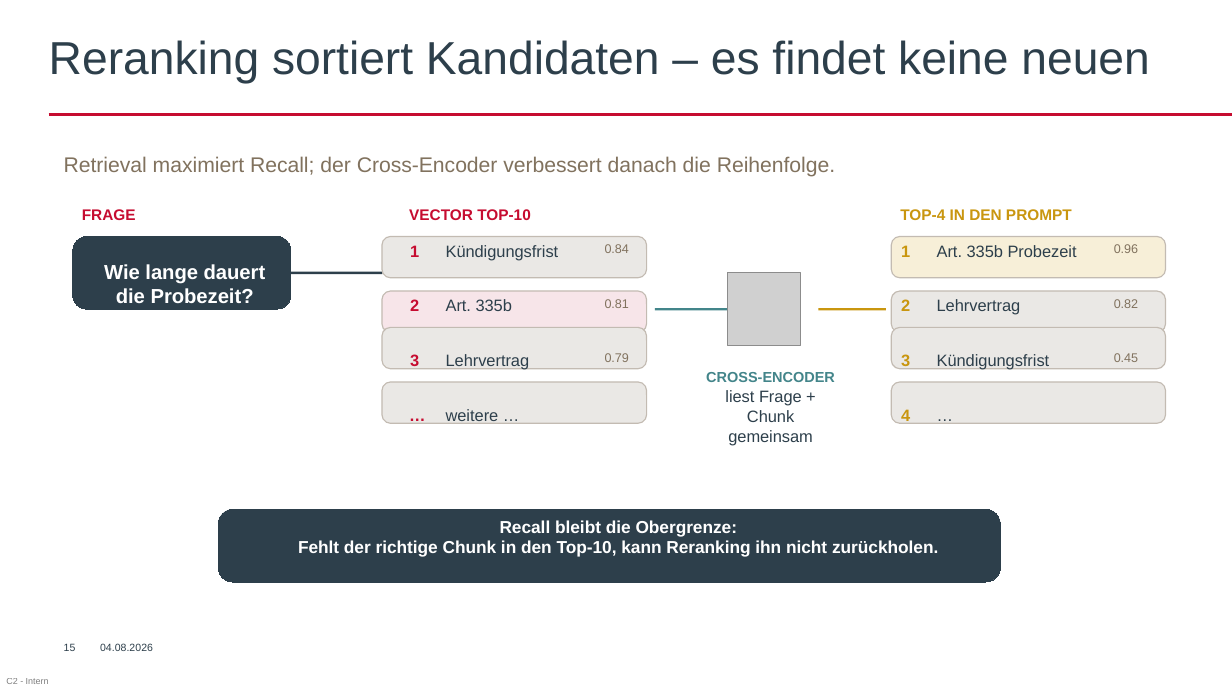
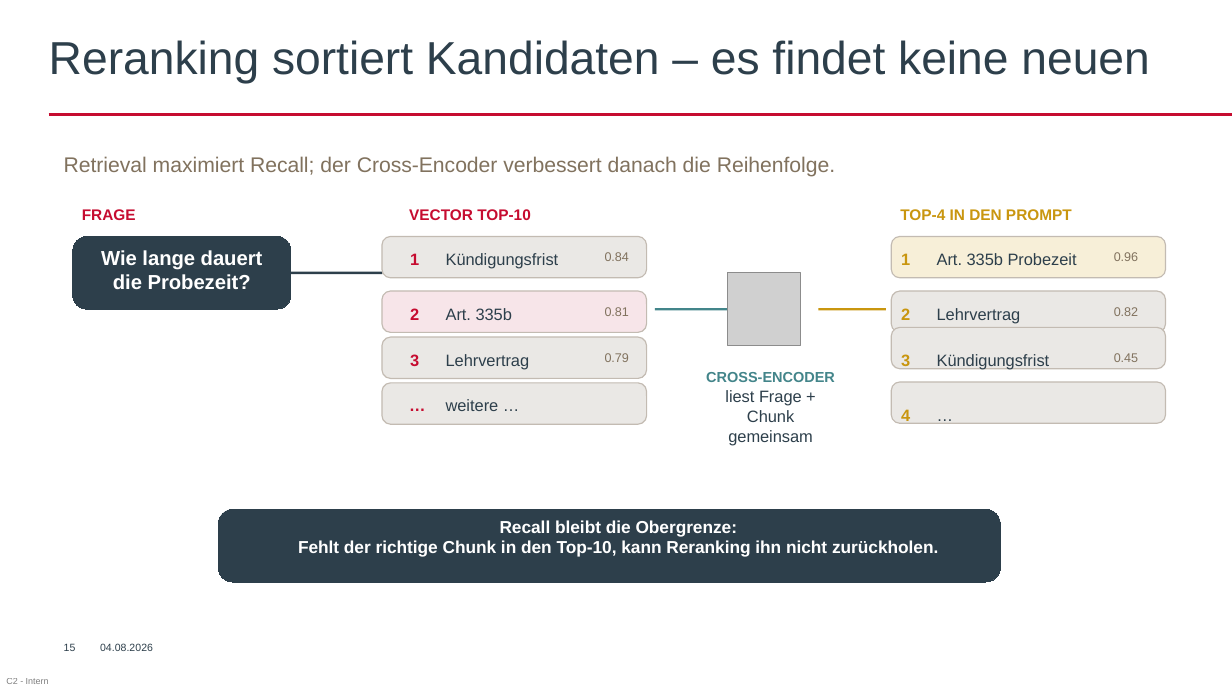
Before and after one commit to AkrosAG/RAG-Workshop, a slide deck: slide 17 of RAG_Workshop.pptx. Drawn at 1232x693 pixels with LibreOffice and Linux fonts; fonts in the diff are those of the drawing; grey boxes stand for pictures; background and template pictures are left out. Boxes give left, top, right and bottom in pixels: in the first picture for what was removed or moved away, otherwise in the second. Text is boxed around its words. In the diff, an @@ line names an element or a change of style, - is before the commit and + after.

```diff
--- a/RAG_Workshop.pptx
+++ b/RAG_Workshop.pptx
@@ text in rounded rectangle at [101, 250, 263, 289]: text added @@
+Wie lange dauert
+die Probezeit?
@@ text removed at [104, 264, 266, 303] @@
-Wie lange dauert
-die Probezeit?
@@ 12 texts, 1 rounded rectangle: place and size @@
-12 texts, 1 rounded rectangle at [382, 244, 1138, 369]
+12 texts, 1 rounded rectangle at [382, 252, 1138, 379]
@@ text "…": place and size @@
-text "…" at [400, 400, 429, 425]
+text "…" at [400, 391, 429, 416]
@@ text "weitere …": place and size @@
-text "weitere …" at [446, 409, 499, 424]
+text "weitere …" at [446, 399, 499, 411]
```
Also in this commit, not shown: 9 other slides changed.
